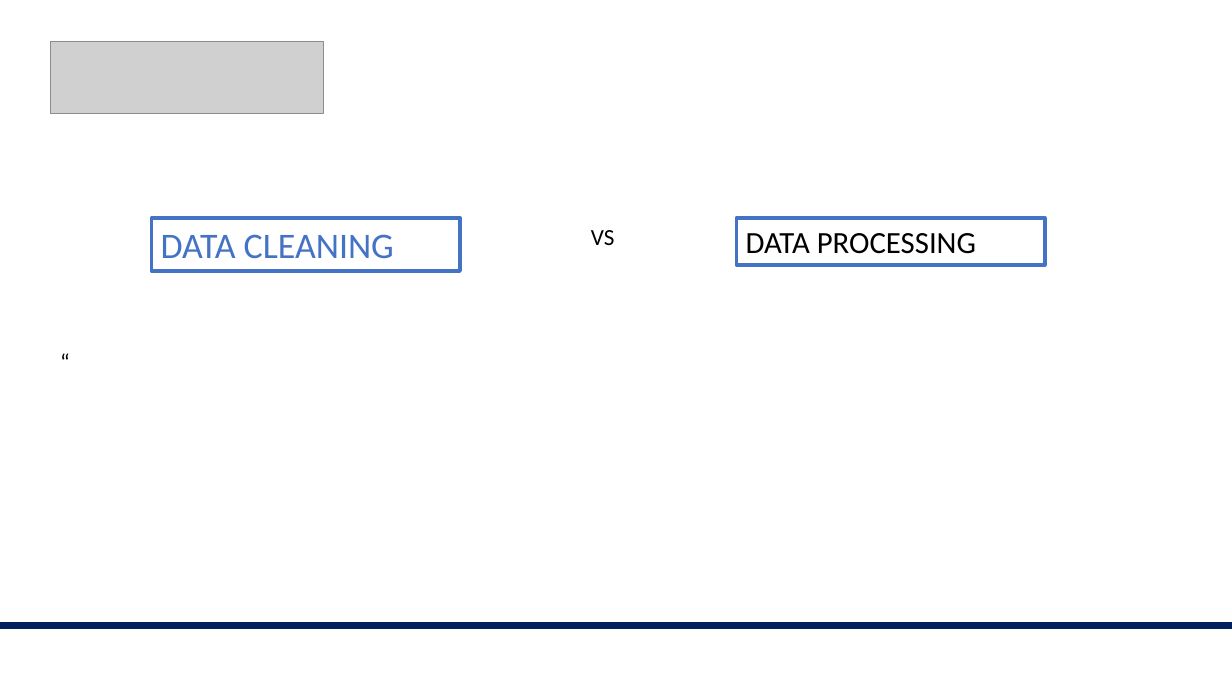
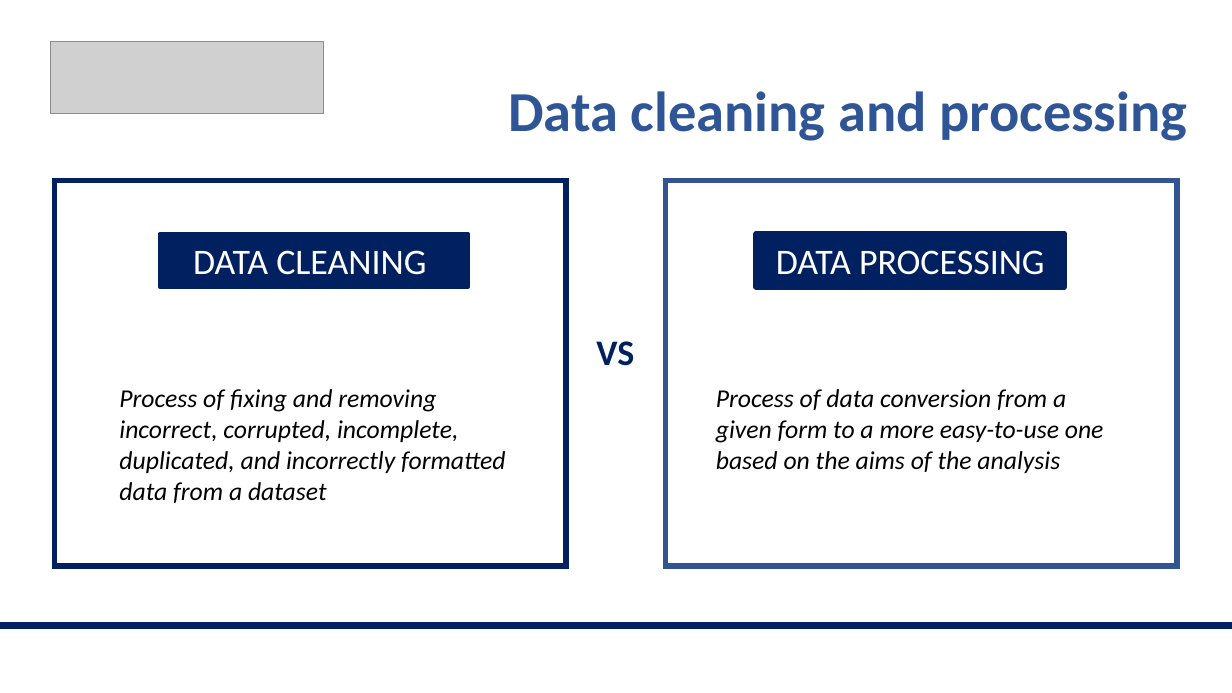
Before and after one commit to valegiunchiglia/2022-Module3-ImperialCollege, a slide deck: slide 5 of Day2/Day2.pptx. Drawn at 1232x693 pixels with LibreOffice and Linux fonts; fonts in the diff are those of the drawing; grey boxes stand for pictures. Boxes give left, top, right and bottom in pixels: in the first picture for what was removed or moved away, otherwise in the second. Text is boxed around its words. In the diff, an @@ line names an element or a change of style, - is before the commit and + after.

```diff
--- a/Day2/Day2.pptx
+++ b/Day2/Day2.pptx
@@ text added at [508, 91, 1187, 141], 44 pt, text #2F5597, bold @@
+Data cleaning and processing
@@ rectangle added at [55, 180, 567, 567], outline #002060 4.5 pt @@
@@ rectangle added at [665, 180, 1177, 567], outline #325491 4.5 pt @@
@@ rectangle "DATA CLEANING": place and size @@
-rectangle "DATA CLEANING" at [152, 218, 460, 271]
+rectangle "DATA CLEANING" at [160, 234, 469, 287]
@@ rectangle "DATA CLEANING" at [160, 234, 469, 287]: text colour #4472C4 to #FFFFFF; alignment left to centre; fill none to #002060; outline #4472C4 3 pt to #002060 3 pt @@
@@ rectangle "DATA PROCESSING": place and size @@
-rectangle "DATA PROCESSING" at [737, 218, 1045, 264]
+rectangle "DATA PROCESSING" at [756, 234, 1065, 287]
@@ rectangle "DATA PROCESSING" at [756, 234, 1065, 287]: size 24 to 28 pt, text colour #000000 to #FFFFFF; alignment left to centre; fill none to #002060; outline #4472C4 3 pt to #002060 4.5 pt @@
@@ text "VS": place and size @@
-text "VS" at [591, 230, 615, 245]
+text "VS" at [596, 341, 634, 366]
@@ text "VS" at [596, 341, 634, 366]: size 18 to 28 pt, text colour #000000 to #002060, bold on @@
@@ text removed at [51, 343, 541, 380] @@
-“
@@ text added at [119, 389, 506, 503], 20 pt, text #000000, italic @@
+Process of fixing and removing incorrect, corrupted, incomplete, duplicated, and incorrectly formatted data from a dataset
@@ text added at [716, 389, 1104, 473], 20 pt, text #000000, italic @@
+Process of data conversion from a given form to a more easy-to-use one based on the aims of the analysis
```
Also in this commit, not shown: 1 other slide changed, 1 slide added, 1 other file.
